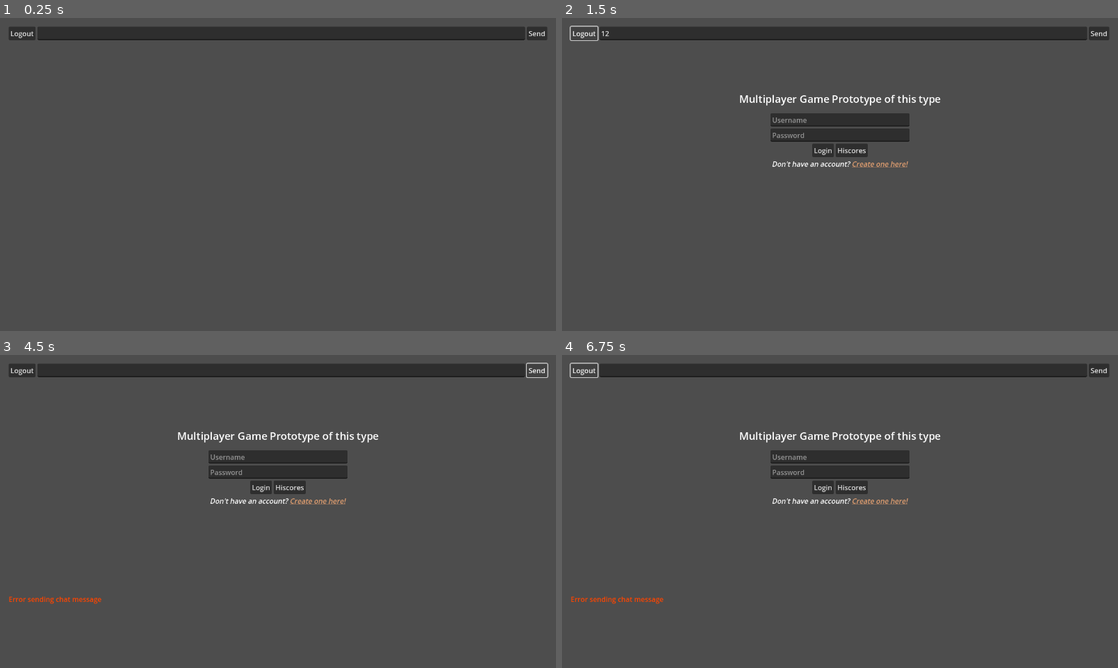
Above: before the commit, frames 1-4 (two rows, left to right).
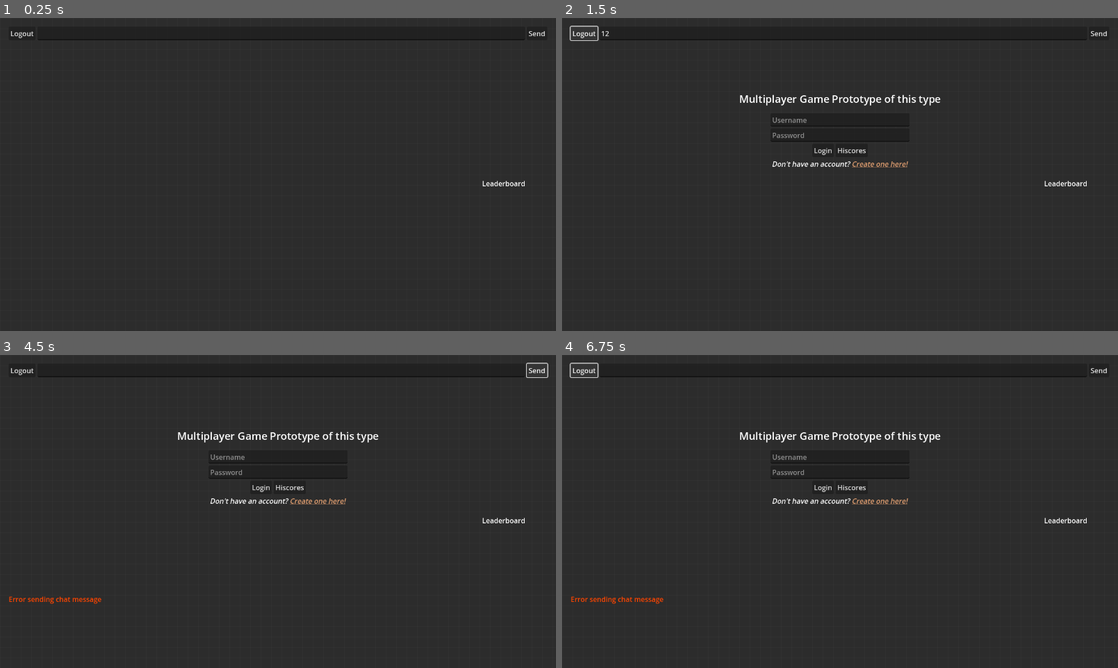
Above: after the commit, the same moments.

Repository: ghorshy/multiplayer-game
Game: Godot game, scene res://states/ingame/ingame.tscn
The game is run twice, just before and just after one commit, with the same random seed, the same clock (stepped at 60 frames per second) and the same inputs. This scene is started directly instead of the project's main scene.
Inputs (mouse positions are in pixels of both pictures, inside the frame that each line leads up to):
- Up to frame 1 (0.25 s): no input
- Up to frame 2 (1.5 s): click (845, 33) at 0.52 s; type "12" at 0.6 s; click "Logout" at 1.25 s
- Up to frame 3 (4.5 s): click (278, 458) at 2.02 s; type "Alex" at 2.1 s; click (278, 470) at 2.25 s; type "12" at 2.33 s; click "Hiscores" at 2.75 s; click "Login" at 3.5 s; click "Send" at 4.25 s
- Up to frame 4 (6.75 s): click "Login" at 5 s; click "Hiscores" at 5.75 s; click "Logout" at 6.5 s

The runs differ from the first frame. In frame 1, 96% of the frame differs, in the area x 0-100%, y 0-100%; in frame 2, 93%; in frame 3, 92%; in frame 4, 92%.

Commit message:
Add grid background. Leaderboards text. Inputs QoL.

Diff:
--- a/client/classes/log/log.gd
+++ b/client/classes/log/log.gd
@@ -3,7 +3,8 @@
 
 
 func _message(message: String, color: Color = Color.WHITE) -> void:
-	append_text("[color=#%s]%s[/color]\n" % [color.to_html(false), str(message)])
+	var new_message = "[color=#%s]%s[/color]\n" % [color.to_html(false), str(message)]
+	text = new_message + text
 
 
 func info(message: String) -> void:
--- a/client/classes/login_form/login_form.gd
+++ b/client/classes/login_form/login_form.gd
@@ -14,6 +14,8 @@
 func _ready() -> void:
 	login_button.pressed.connect(_on_login_button_pressed)
 	hiscores_button.pressed.connect(_on_hiscores_button_pressed)
+	username_field.text_submitted.connect(_on_field_submitted)
+	password_field.text_submitted.connect(_on_field_submitted)
 
 
 func _on_login_button_pressed() -> void:
@@ -22,3 +24,7 @@
 
 func _on_hiscores_button_pressed() -> void:
 	GameManager.set_state(GameManager.State.BROWSING_HISCORES)
+
+
+func _on_field_submitted(_text: String) -> void:
+	_on_login_button_pressed()
--- a/client/classes/register_form/register_form.gd
+++ b/client/classes/register_form/register_form.gd
@@ -17,6 +17,9 @@
 func _ready() -> void:
 	register_button.pressed.connect(_on_register_button_pressed)
 	cancel_button.pressed.connect(_on_cancel_button_pressed)
+	username_field.text_submitted.connect(_on_field_submitted)
+	password_field.text_submitted.connect(_on_field_submitted)
+	confirm_password_field.text_submitted.connect(_on_field_submitted)
 
 
 func _on_register_button_pressed() -> void:
@@ -25,3 +28,7 @@
 
 func _on_cancel_button_pressed() -> void:
 	form_cancelled.emit()
+
+
+func _on_field_submitted(_text: String) -> void:
+	_on_register_button_pressed()
--- a/client/project.godot
+++ b/client/project.godot
@@ -38,3 +38,4 @@
 
 renderer/rendering_method="gl_compatibility"
 renderer/rendering_method.mobile="gl_compatibility"
+environment/defaults/default_clear_color=Color(0.1728327, 0.17283267, 0.17283267, 1)
--- /dev/null
+++ b/client/resources/grid.svg
@@ -0,0 +1,4 @@
+<svg xmlns="http://www.w3.org/2000/svg" width="20" height="20">
+  <line x1="0" y1="0" x2="20" y2="0" stroke="#ccc" stroke-width="1"/>
+  <line x1="0" y1="0" x2="0" y2="20" stroke="#ccc" stroke-width="1"/>
+</svg>
--- a/client/states/ingame/ingame.gd
+++ b/client/states/ingame/ingame.gd
@@ -20,6 +20,7 @@
 	WS.packet_received.connect(_on_ws_packet_received)
 
 	_line_edit.text_submitted.connect(_on_line_edit_text_entered)
+	_line_edit.gui_input.connect(_on_line_edit_gui_input)
 	logout_button.pressed.connect(_on_logout_button_pressed)
 	send_button.pressed.connect(_on_send_button_pressed)
 
@@ -183,6 +184,13 @@
 		_remove_actor(player)
 
 
+func _on_line_edit_gui_input(event: InputEvent) -> void:
+	if event is InputEventKey and event.pressed and event.keycode == KEY_ENTER:
+		if _line_edit.text.strip_edges() != "":
+			_on_line_edit_text_entered(_line_edit.text)
+		get_viewport().set_input_as_handled()
+
+
 func _on_line_edit_text_entered(text: String) -> void:
 	var packet := packets.Packet.new()
 	var chat_msg := packet.new_chat()
--- a/client/states/ingame/ingame.tscn
+++ b/client/states/ingame/ingame.tscn
@@ -1,8 +1,9 @@
-[gd_scene load_steps=4 format=3 uid="uid://c52e2u005l1gn"]
+[gd_scene load_steps=5 format=3 uid="uid://c52e2u005l1gn"]
 
 [ext_resource type="Script" uid="uid://7ihqmgm4apmi" path="res://states/ingame/ingame.gd" id="1_b7vyf"]
 [ext_resource type="PackedScene" uid="uid://qonadnifs5tu" path="res://classes/log/log.tscn" id="2_0uskn"]
 [ext_resource type="PackedScene" uid="uid://d4dcg3lj77o8d" path="res://classes/hiscores/hiscores.tscn" id="2_q22go"]
+[ext_resource type="Texture2D" uid="uid://v8hun2nit7o3" path="res://resources/grid.svg" id="4_wuwgw"]
 
 [node name="InGame" type="Node"]
 script = ExtResource("1_b7vyf")
@@ -35,23 +36,45 @@
 unique_name_in_owner = true
 layout_mode = 2
 size_flags_horizontal = 3
+caret_blink = true
 
 [node name="SendButton" type="Button" parent="UI/MarginContainer/VBoxContainer/HBoxContainer"]
 unique_name_in_owner = true
 layout_mode = 2
 text = "Send"
 
-[node name="Hiscores" parent="UI/MarginContainer/VBoxContainer" instance=ExtResource("2_q22go")]
+[node name="VBoxContainer" type="VBoxContainer" parent="UI/MarginContainer/VBoxContainer"]
+layout_mode = 2
+size_flags_vertical = 10
+
+[node name="Label" type="Label" parent="UI/MarginContainer/VBoxContainer/VBoxContainer"]
+custom_minimum_size = Vector2(200, 0)
+layout_mode = 2
+size_flags_horizontal = 8
+size_flags_vertical = 8
+text = "Leaderboard"
+horizontal_alignment = 1
+
+[node name="Hiscores" parent="UI/MarginContainer/VBoxContainer/VBoxContainer" instance=ExtResource("2_q22go")]
 unique_name_in_owner = true
 custom_minimum_size = Vector2(200, 150)
 layout_mode = 2
 size_flags_horizontal = 8
 size_flags_vertical = 10
 
-[node name="Log" parent="UI/MarginContainer/VBoxContainer" instance=ExtResource("2_0uskn")]
+[node name="Log" parent="UI/MarginContainer/VBoxContainer/VBoxContainer" instance=ExtResource("2_0uskn")]
 unique_name_in_owner = true
 custom_minimum_size = Vector2(0, 150)
 layout_mode = 2
 scroll_following = true
 
 [node name="World" type="Node2D" parent="."]
+
+[node name="Sprite2D" type="Sprite2D" parent="."]
+modulate = Color(0.54901963, 0.54901963, 0.54901963, 0.2)
+z_index = -1
+texture_repeat = 2
+scale = Vector2(1.2, 1.2)
+texture = ExtResource("4_wuwgw")
+region_enabled = true
+region_rect = Rect2(0, 0, 10000, 10000)
Not shown, added: client/resources/grid.svg.import
